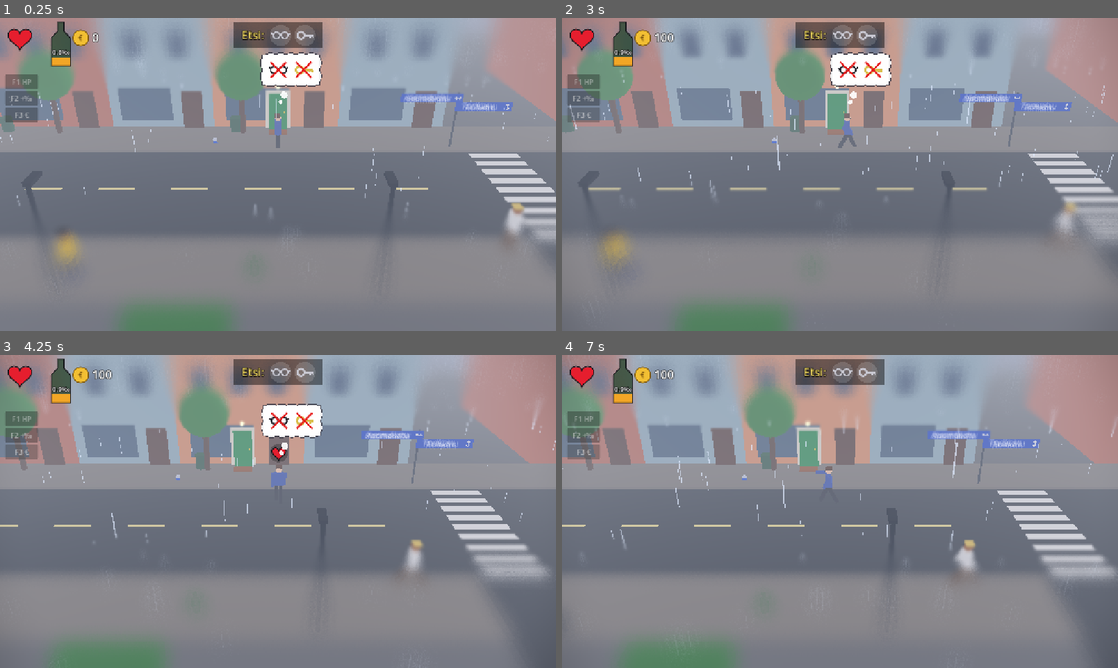
Above: before the commit, frames 1-4 (two rows, left to right).
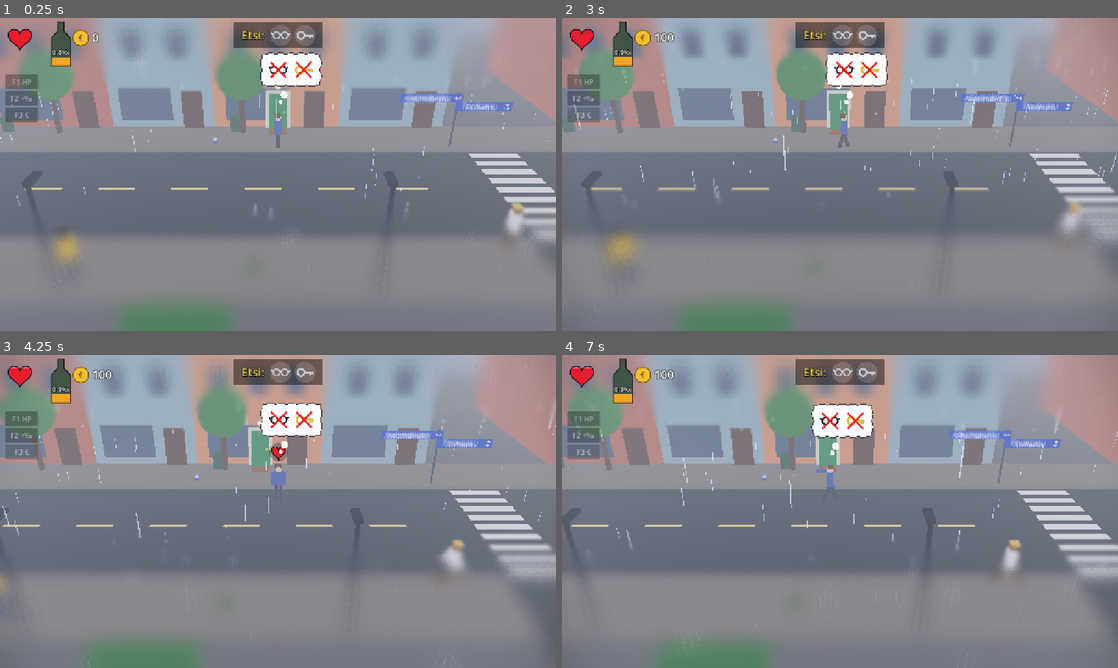
Above: after the commit, the same moments.

Repository: Ecculi/GoodMorningMoonshine
Game: Godot game, scene res://scenes/main.tscn
Two runs of this game, one before a commit and one after it. Both use one fixed random seed, a clock stepped at 60 frames per second and the inputs below.
Inputs:
- Up to frame 1 (0.25 s): no input
- Up to frame 2 (3 s): click "F1 HP" at 0.5 s; click "F2 +‰" at 1.25 s; click "F3 €" at 2 s; tap Enter at 2.75 s; hold Right (move_right) from 2.78 s (still down); hold Space (action) from 2.78 s (still down)
- Up to frame 3 (4.25 s): release Right (move_right) at 3.53 s; release Space (action) at 3.53 s; hold Down (move_down) from 3.53 s (still down); tap Space (action) at 3.6 s
- Up to frame 4 (7 s): release Down (move_down) at 4.28 s; hold Right (move_right) 4.28-5.03 s; hold Space (action) 4.28-5.03 s; tap P (phone) at 4.35 s; hold Up (move_up) 5.03-5.78 s; tap Z at 5.1 s; tap Space (action) at 5.3, 6.8 s; hold Space (action) 5.78-6.53 s; hold Left (move_left) from 5.78 s (still down); tap Enter at 5.85 s; tap Tab at 6.6 s

The runs differ from the first frame. In frame 1, less than 0.1% of the frame differs, in the area x 49-51%, y 37-38%; in frame 2, 2.6%; in frame 3, 17%; in frame 4, 19%, in the area x 0-100%, y 0-100%.

Commit message:
Charging slows the whole game to half; bent-elbow charged punch; pills
- Holding the action button (punch or throw charge) runs everything at
  half speed, the player included.
- Pills, rarely found in bins: for 90 s the player keeps full speed
  while the rest of the world slows down during a charge.
- The right arm has an elbow: charging bends it and draws the fist back
  by the shoulder; the quick punch stays a straight jab.
- Charged punch: full in 1 s, costs 4-12 temporary health by charge,
  knocks further by charge and does one more damage at full charge.

Co-Authored-By: Claude Opus 5.5 <noreply@anthropic.com>
Claude-Session: https://claude.ai/code/session_014p1PeeGbmYxJmsVU4HYhz4

Diff:
--- a/scripts/game_state.gd
+++ b/scripts/game_state.gd
@@ -65,6 +65,10 @@
 ## still, time then runs at half speed.
 var charging := false
 const CHARGE_TIME_SCALE := 0.5
+## Pills found in a bin: for a while, while charging only the rest of the
+## world slows down and the player keeps full speed.
+const FOCUS_TIME := 90.0
+var focus_t := 0.0
 ## Cold 0..100 (no meter: the character shivers). Depends on the weather and
 ## missing clothes; warms up indoors and on sunny days.
 var cold := 20.0
@@ -149,11 +153,13 @@
 		active = false
 		return
 	busy_time = maxf(0.0, busy_time - delta)
+	# Holding the action button (charging a punch or a throw) slows the
+	# whole world to half speed, moving or not.
 	active = moving or busy_time > 0.0 or charging
-	if moving or busy_time > 0.0:
+	if charging:
+		world_dt = delta * CHARGE_TIME_SCALE
+	elif active:
 		world_dt = delta
-	elif charging:
-		world_dt = delta * CHARGE_TIME_SCALE
 	else:
 		world_dt = 0.0
 	if not active:
@@ -197,6 +203,7 @@
 	tired = minf(100.0, tired + TIRED_RATE * dt * dark * (1.3 if is_running else 1.0))
 	caffeine = maxf(0.0, caffeine - dt / 60.0)
 	jitter_t = maxf(0.0, jitter_t - dt)
+	focus_t = maxf(0.0, focus_t - dt)
 
 
 ## How fast the character gets colder (per second of activity; negative =
@@ -213,6 +220,12 @@
 
 
 ## Coffee or an energy drink: less tired; two in a short time = jitters.
+## Player speed multiplier while the action button is held: half, like
+## the rest of the world, unless the pills are working.
+func player_time_scale() -> float:
+	return CHARGE_TIME_SCALE if charging and focus_t <= 0.0 else 1.0
+
+
 func caffeinate(awake: float) -> void:
 	tired = maxf(0.0, tired - awake)
 	caffeine += 1.0
@@ -331,6 +344,7 @@
 	tired = 0.0
 	caffeine = 0.0
 	jitter_t = 0.0
+	focus_t = 0.0
 	clock_min = DAY_START_MIN
 	busy_time = 0.0
 	bonus = 0
@@ -380,6 +394,7 @@
 	tired = {"home": 0.0, "friend": 5.0}.get(sleep_place, 15.0)
 	caffeine = 0.0
 	jitter_t = 0.0
+	focus_t = 0.0
 	strain = 0.0
 	exhausted = false
 	# Morning cold depends on where the night was spent.
--- a/scripts/item.gd
+++ b/scripts/item.gd
@@ -1,7 +1,7 @@
 extends Node3D
 ## An item on the street, in the player's hand, or flying after a throw.
 
-enum Kind { BOTTLE, CAN, FOOD, COIN, COFFEE, ENERGY }
+enum Kind { BOTTLE, CAN, FOOD, COIN, COFFEE, ENERGY, PILLS }
 enum St { GROUND, HELD, FLYING }
 
 const FLIGHT_SPEED := 9.0
@@ -62,6 +62,10 @@
 		Kind.ENERGY:
 			_cyl(0.05, 0.19, Color(0.1, 0.1, 0.12), Vector3(0, 0.095, 0))
 			_cyl(0.052, 0.06, Color(0.4, 0.95, 0.2), Vector3(0, 0.1, 0))
+		Kind.PILLS:
+			# Small pill jar: white with a red cap.
+			_cyl(0.035, 0.08, Color(0.95, 0.95, 0.92), Vector3(0, 0.04, 0))
+			_cyl(0.037, 0.025, Color(0.85, 0.15, 0.15), Vector3(0, 0.09, 0))
 		Kind.COIN:
 			var c := _cyl(0.09, 0.02, Color(0.95, 0.75, 0.2), Vector3(0, 0.25, 0))
 			c.rotation.x = PI * 0.5
--- a/scripts/main.gd
+++ b/scripts/main.gd
@@ -629,6 +629,10 @@
 			var drink := Item.Drink.BEER if roll < 0.5 else (Item.Drink.SPIRITS if roll < 0.85 else Item.Drink.MYSTERY)
 			player._pickup(spawn_item(Item.Kind.BOTTLE, player.position, 1, drink))
 			popup("!", top, Color(1, 0.85, 0.3))
+		elif r.randf() < 0.15:
+			# Rare: a jar of pills (see GameState.FOCUS_TIME).
+			player._pickup(spawn_item(Item.Kind.PILLS, player.position))
+			popup("!", top, Color(0.9, 0.9, 1.0))
 		else:
 			popup("-", top, Color(0.8, 0.8, 0.8))
 		return true
--- a/scripts/person_model.gd
+++ b/scripts/person_model.gd
@@ -7,6 +7,8 @@
 var leg_r: Node3D
 var arm_l: Node3D
 var arm_r: Node3D
+## Right forearm, hinged at the elbow (child of arm_r).
+var forearm_r: Node3D
 var hand: Node3D
 
 var _walk_phase := 0.0
@@ -39,10 +41,12 @@
 		_box(Vector3(0.152, 1.72, ez), Vector3(0.02, 0.045, 0.045), Color(0.08, 0.08, 0.1))
 		_eyelids.append(_box(Vector3(0.162, 1.74, ez), Vector3(0.02, 0.006, 0.055), skin))
 	arm_l = _limb(Vector3(0, 1.5, -0.29), Vector3(0.12, 0.62, 0.12), shirt)
-	arm_r = _limb(Vector3(0, 1.5, 0.29), Vector3(0.12, 0.62, 0.12), shirt)
+	# Right arm in two parts so it can bend at the elbow for a charged punch.
+	arm_r = _limb(Vector3(0, 1.5, 0.29), Vector3(0.12, 0.32, 0.12), shirt)
+	forearm_r = _limb(Vector3(0, -0.31, 0), Vector3(0.115, 0.31, 0.115), shirt, arm_r)
 	hand = Node3D.new()
-	hand.position = Vector3(0, -0.66, 0)
-	arm_r.add_child(hand)
+	hand.position = Vector3(0, -0.35, 0)
+	forearm_r.add_child(hand)
 
 
 ## `silly` 0..1: a very drunk, absurdly exaggerated walk (high kicks,
@@ -65,16 +69,21 @@
 	arm_l.rotation.z = lerpf(-s * 0.8, 1.3 * sin(ph + 1.0) + 0.5, k)
 	silly_bounce = absf(sin(ph)) * 0.18 * k
 	silly_lean = (0.22 + 0.08 * sin(ph * 2.0)) * k
+	forearm_r.rotation.z = 0.0
 	if _punch_t > 0.0:
+		# Straight arm forward (quick jab or the released charged punch).
 		_punch_t -= dt
 		arm_r.rotation.z = PI * 0.5
 	elif _windup >= 0.0:
-		# Arm pulled back behind the body, further the longer it charges.
-		arm_r.rotation.z = lerpf(-0.4, -1.4, _windup)
+		# Charging: elbow bends and the arm is drawn back, the fist cocked
+		# up by the shoulder; further the longer it charges.
+		arm_r.rotation.z = lerpf(-0.2, -0.9, _windup)
+		forearm_r.rotation.z = lerpf(1.6, 2.9, _windup)
 	elif _raised:
 		arm_r.rotation.z = 2.5
 	else:
 		arm_r.rotation.z = lerpf(s * 0.8, -1.2 * sin(ph) + 0.6, k)
+		forearm_r.rotation.z = 0.15  # a relaxed little bend
 
 
 ## 0 = eyes open, 1 = closed.
@@ -96,9 +105,13 @@
 	tw.parallel().tween_property(self, "position:y", 0.0, time)
 
 
-func punch() -> void:
-	_punch_t = 0.18
+## Quick punch: the arm swings straight up to the front. A charged one
+## (released from the bent pose) stays out a little longer.
+func punch(charged := false) -> void:
+	_punch_t = 0.3 if charged else 0.18
+	_windup = -1.0
 	arm_r.rotation.z = PI * 0.5
+	forearm_r.rotation.z = 0.0
 
 
 ## 0..1 pulls the arm back for a charged punch, -1 releases it.
@@ -147,10 +160,13 @@
 	return mi
 
 
-func _limb(pivot: Vector3, size: Vector3, c: Color) -> Node3D:
+func _limb(pivot: Vector3, size: Vector3, c: Color, parent: Node3D = null) -> Node3D:
 	var p := Node3D.new()
 	p.position = pivot
-	add_child(p)
+	if parent != null:
+		parent.add_child(p)
+	else:
+		add_child(p)
 	var mi := MeshInstance3D.new()
 	var bm := BoxMesh.new()
 	bm.size = size
--- a/scripts/player.gd
+++ b/scripts/player.gd
@@ -14,9 +14,13 @@
 const HOLD_TO_RUN := 1.0
 const PICKUP_RADIUS := 0.6
 const PUNCH_RANGE := 1.3
-## Holding the button with an empty hand pulls the arm back for a
-## stronger punch: full charge hits harder and knocks further.
-const PUNCH_CHARGE_TIME := 1.2
+## Holding the button with an empty hand bends the arm at the elbow and
+## pulls it back: the longer the charge, the further the hit knocks and
+## the more temporary health it costs; a full charge also does one more
+## damage.
+const PUNCH_CHARGE_TIME := 1.0
+const CHARGED_STRAIN_MIN := 4.0
+const CHARGED_STRAIN_MAX := 12.0
 ## Exhausted (heart all light pink): punches only this often and runs
 ## only this long at a time.
 const EXHAUSTED_PUNCH_COOLDOWN := 2.0
@@ -150,6 +154,10 @@
 	_update_run(dir, moving, delta)
 	_limit_exhausted_run(moving, delta)
 	var speed := RUN_SPEED if running else WALK_SPEED
+	# Button held (charging): the player slows down with the world,
+	# unless the pills are working.
+	var ts := _time_scale()
+	speed *= ts
 	# Without shoes walking is slower and running much harder.
 	if GameState.is_lost("shoes"):
 		speed *= 0.65 if running else 0.8
@@ -212,7 +220,7 @@
 	if look.length() > 0.1:
 		_yaw_target = atan2(-look.y, look.x)
 	model.rotation.y = lerp_angle(model.rotation.y, _yaw_target, 1.0 - exp(-14.0 * delta))
-	model.animate(1.0 if moving else 0.0, delta, speed / WALK_SPEED, silly_amount())
+	model.animate(1.0 if moving else 0.0, delta * ts, speed / ts / WALK_SPEED, silly_amount())
 	model.set_windup(punch_charge())
 
 	_handle_action(delta)
@@ -697,7 +705,7 @@
 		_throw(_press_time)
 	elif _press_time >= LONG_PRESS:
 		GameState.busy_time = maxf(GameState.busy_time, 0.35)
-		_punch(main.find_npc_in_front(position, facing, PUNCH_RANGE), punch_charge())
+		_punch(main.find_npc_in_front(position, facing, PUNCH_RANGE), punch_charge(), true)
 	else:
 		_short_action()
 	_press_time = -1.0
@@ -738,6 +746,11 @@
 			main.popup("!", position + Vector3(0, 2.1, 0), Color(0.6, 1.0, 0.4))
 			_consume_hand_item()
 			return
+		if hand_item.kind == Item.Kind.PILLS:
+			GameState.focus_t = GameState.FOCUS_TIME
+			main.popup("!", position + Vector3(0, 2.1, 0), Color(0.75, 0.85, 1.0))
+			_consume_hand_item()
+			return
 		if hand_item.kind == Item.Kind.FOOD:
 			GameState.eat()
 			main.popup("+", position + Vector3(0, 2.1, 0), Color(1, 0.35, 0.35))
@@ -747,15 +760,31 @@
 
 
 ## charge 0..1: a fully charged punch hits one harder and knocks further.
-func _punch(target, charge: float) -> void:
+## Speed of the player's own movement and animation: half while the
+## action button is held, like the rest of the world (the pills keep the
+## player at full speed).
+func _time_scale() -> float:
+	if _press_time >= 0.0 and GameState.focus_t <= 0.0:
+		return GameState.CHARGE_TIME_SCALE
+	return 1.0
+
+
+## charged: a long-press punch with `charge` 0..1 (otherwise a quick one).
+func _punch(target, charge: float, charged := false) -> void:
 	# Exhausted: the arm only obeys every couple of seconds.
 	if GameState.exhausted:
 		main.hud.show_head_heart()
 		if _punch_cooldown > 0.0:
 			return
 		_punch_cooldown = EXHAUSTED_PUNCH_COOLDOWN
-	model.punch()
-	_punch_strain()
+	model.punch(charged)
+	if charged:
+		GameState.add_strain(lerpf(CHARGED_STRAIN_MIN, CHARGED_STRAIN_MAX, charge))
+		main.hud.show_head_heart()
+		_last_punch = _clock
+		_rest_t = 0.0
+	else:
+		_punch_strain()
 	if target == null:
 		return
 	var p := GameState.promille
@@ -771,8 +800,8 @@
 		dmg = 2  # Dutch courage: harder punches
 	elif p < GameState.PROMILLE_HANGOVER and randf() < 0.5:
 		dmg = 0  # hangover: a feeble punch that does no harm
-	if dmg > 0:
-		dmg += int(round(charge))
+	if dmg > 0 and charge >= 1.0:
+		dmg += 1
 	target.take_hit(dmg, self, 1.0 + charge)
 
 
Not shown, changed: DESIGN.md
